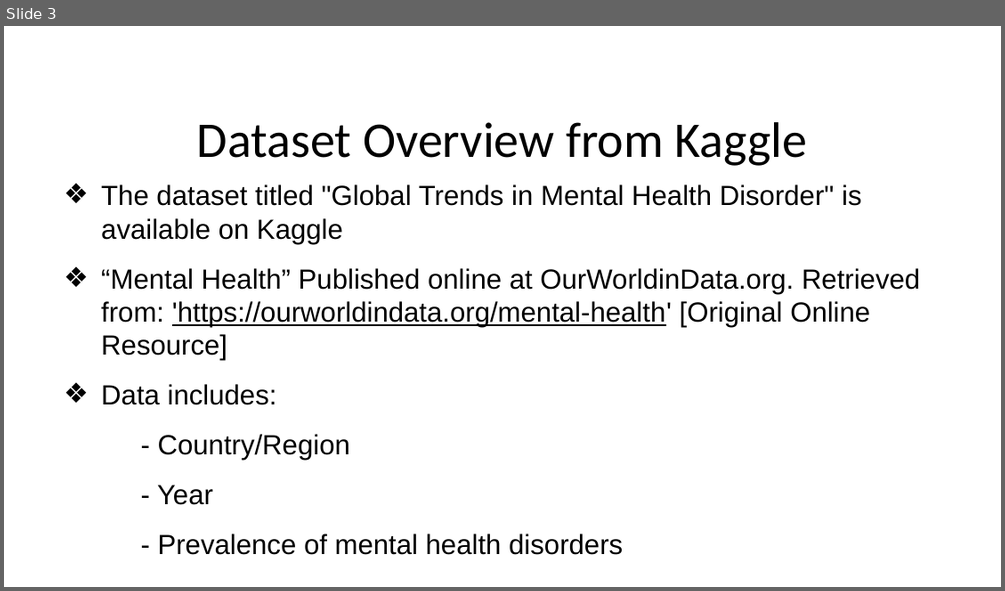
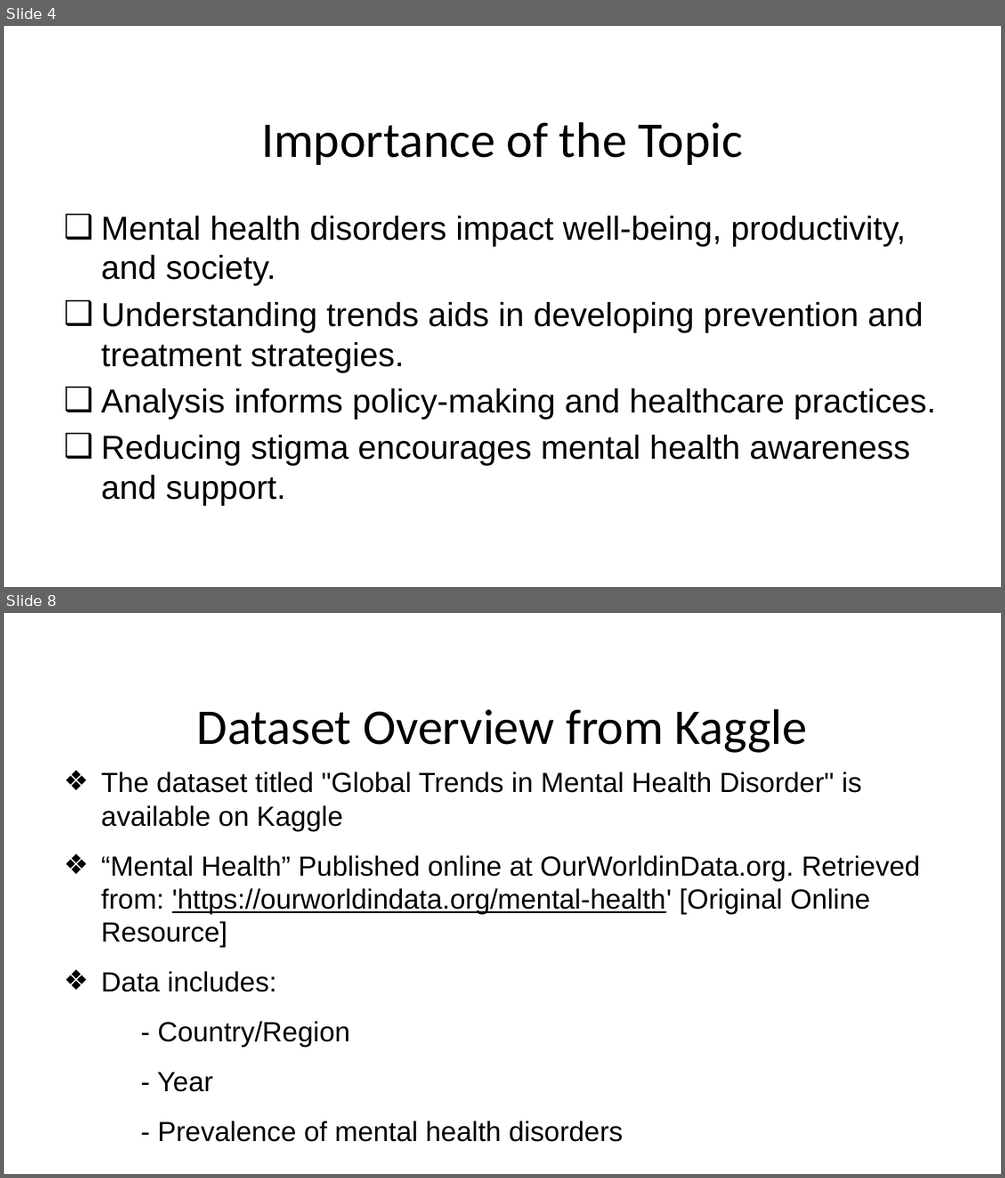
Before and after one commit to Sridhar-MSinDS/Health-Information-Technology-750, a slide deck: FinalPresentation_Team3_HIT750.pptx. Shown one above the other, each under a label of ours: slide 3 before the commit, slides 4 and 8 after it; the slides between them are not shown. The pictures are 1005x591 and 1005x1178 pixels, drawn with LibreOffice and Linux fonts; fonts in the diff are those of the drawing; background and template pictures are left out. Boxes give left, top, right and bottom in pixels: in the first picture for what was removed or moved away, otherwise in the second. Text is boxed around its words. In the diff, an @@ line names an element or a change of style, - is before the commit and + after.

```diff
--- a/FinalPresentation_Team3_HIT750.pptx
+++ b/FinalPresentation_Team3_HIT750.pptx
@@ slide 4 added at bbox=[4, 26, 1001, 587], background #FFFFFF @@
@@ title added at bbox=[261, 122, 744, 165], 36 pt, text #000000 @@
+Importance of the Topic
@@ text added at bbox=[101, 216, 936, 506], 24 pt, text #000000 @@
+❑ Mental health disorders impact well-being, productivity, and society.
+❑ Understanding trends aids in developing prevention and treatment strategies.
+❑ Analysis informs policy-making and healthcare practices.
+❑ Reducing stigma encourages mental health awareness and support.
@@ what was slide 3 is now slide 8 @@
```
Also in this commit, not shown: 3 slides changed, 17 other slides added, 5 slides removed.
